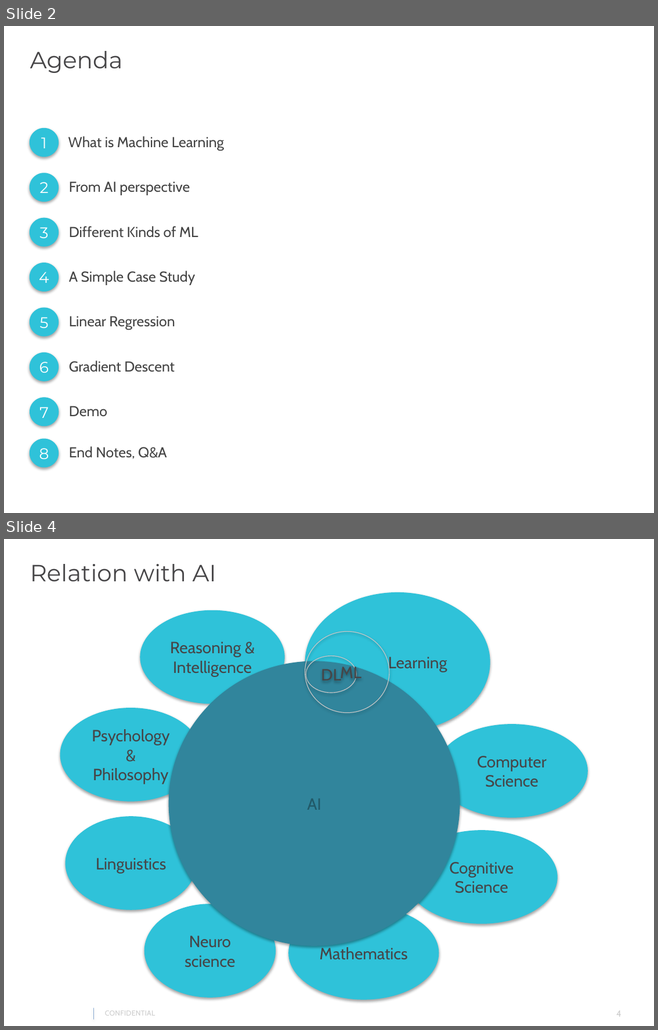
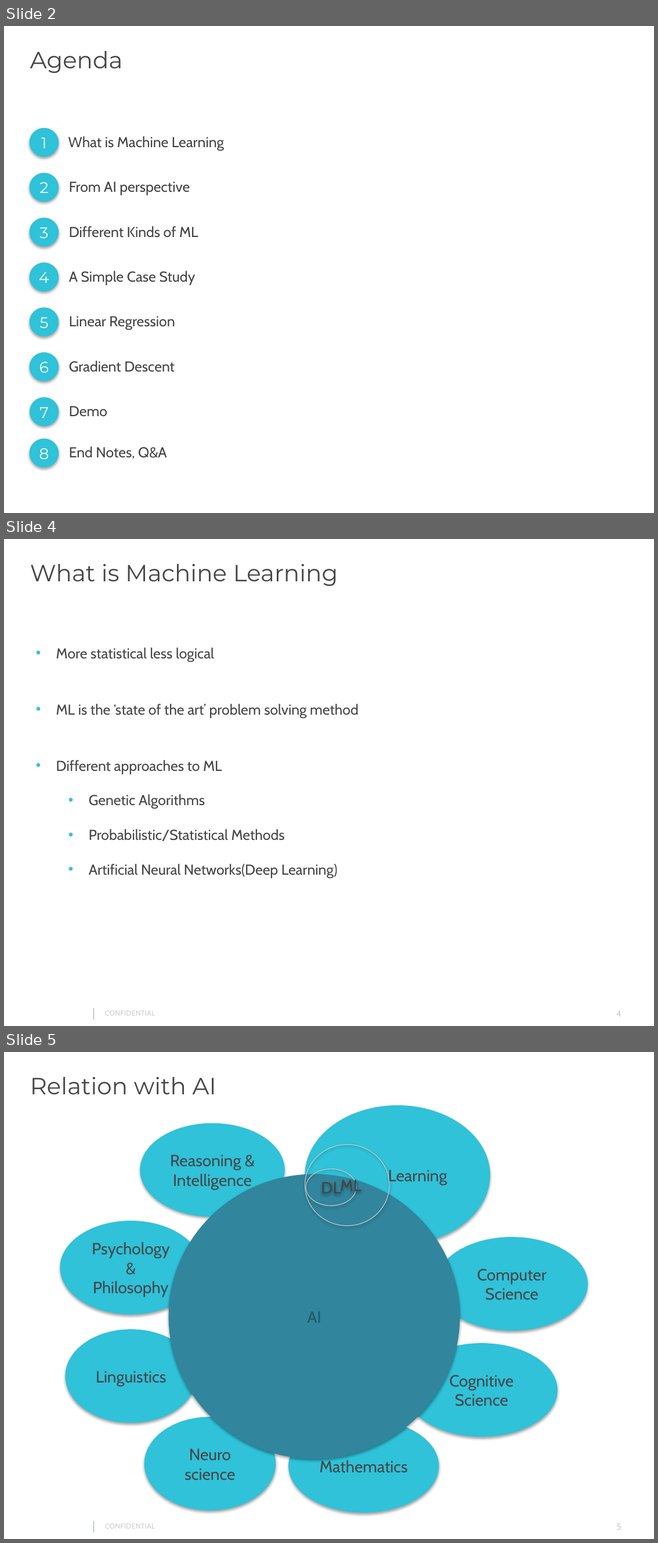
Before and after one commit to gautam0707/TechTalk1_Epam, a slide deck: TechTalk1.pptx. Shown one above the other, each under a label of ours: slides 2 and 4 before the commit, slides 2, 4 and 5 after it; the slides between them are not shown. The pictures are 658x1030 and 658x1543 pixels, drawn with LibreOffice and Linux fonts; fonts in the diff are those of the drawing; background and template pictures are left out. Boxes give left, top, right and bottom in pixels: in the first picture for what was removed or moved away, otherwise in the second. Text is boxed around its words. In the diff, an @@ line names an element or a change of style, - is before the commit and + after.

```diff
--- a/TechTalk1.pptx
+++ b/TechTalk1.pptx
@@ slide 4 added at box(4, 539, 654, 1026), background #FFFFFF; not listed: 3 template elements that a slide beside it also shows @@
@@ text added at box(30, 564, 338, 586), 26 pt, text #464547 @@
+What is Machine Learning
@@ text added at box(56, 647, 358, 878), 16 pt, text #464547 @@
+• More statistical less logical
+• ML is the ‘state of the art’ problem solving method
+• Different approaches to ML
+  • Genetic Algorithms
+  • Probabilistic/Statistical Methods
+  • Artificial Neural Networks(Deep Learning)
@@ what was slide 4 is now slide 5 @@
@@ page number at box(616, 1524, 621, 1530): text changed @@
-4
+5
```
Also in this commit, not shown: 4 slides changed, 1 other slide added.
